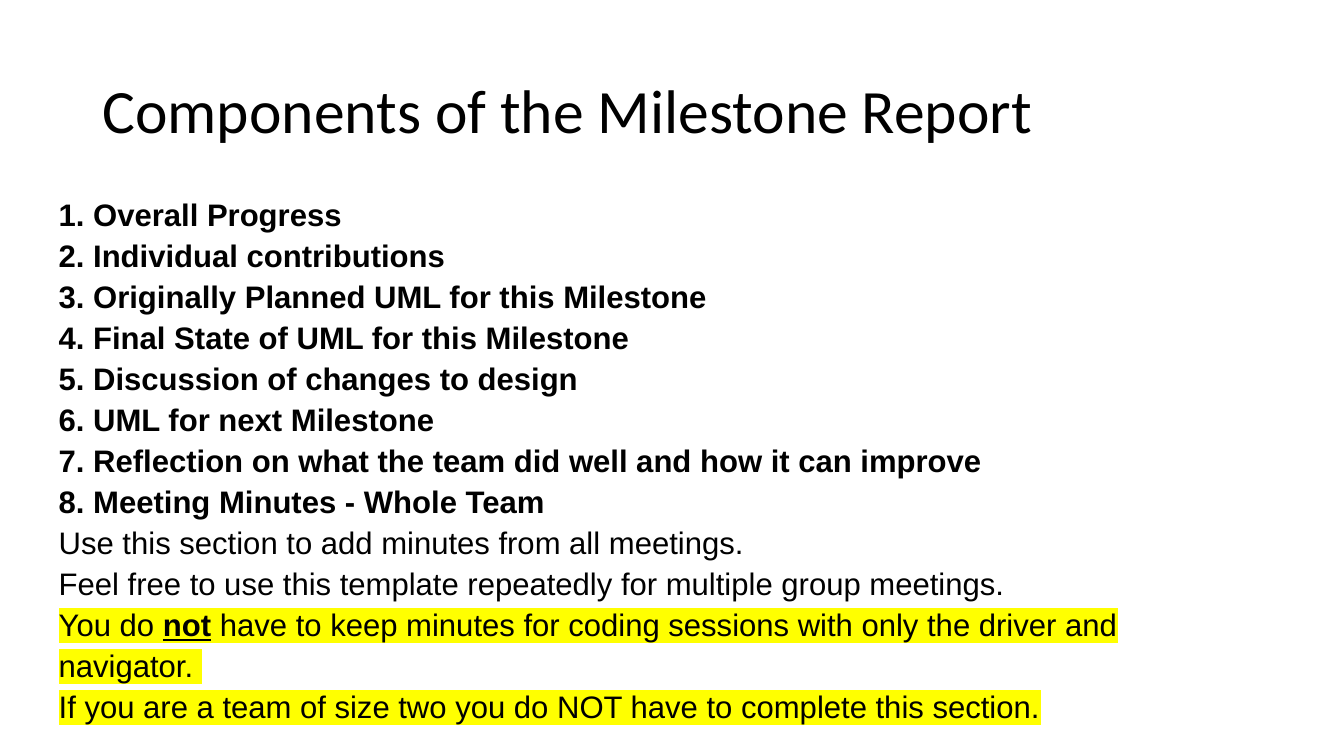
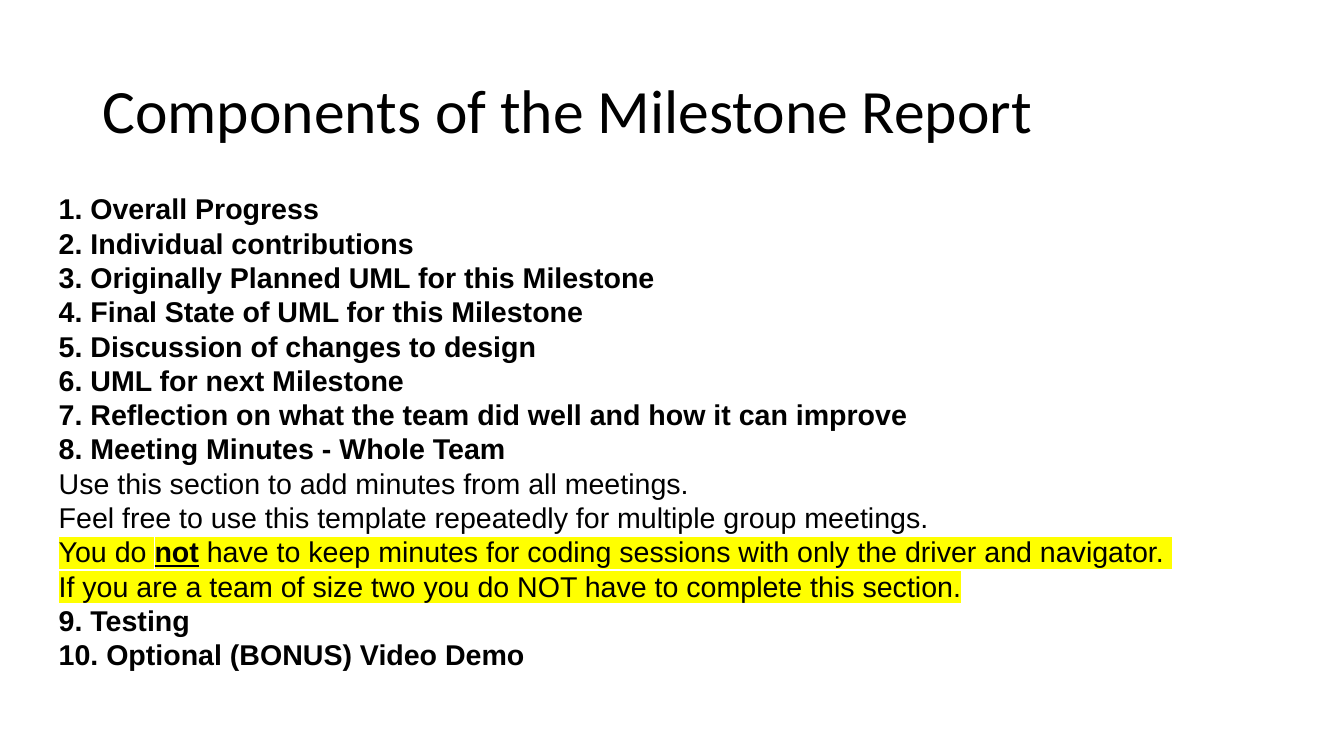
Before and after one commit to RHIT-CSSE/csse220, a slide deck: slide 3 of ClassMaterials/PairProgrammingAndSourceControl/Part4-MilestoneReports.pptx. Drawn at 1344x756 pixels with LibreOffice and Linux fonts; fonts in the diff are those of the drawing. Boxes give left, top, right and bottom in pixels: in the first picture for what was removed or moved away, otherwise in the second. Text is boxed around its words. In the diff, an @@ line names an element or a change of style, - is before the commit and + after.

```diff
--- a/ClassMaterials/PairProgrammingAndSourceControl/Part4-MilestoneReports.pptx
+++ b/ClassMaterials/PairProgrammingAndSourceControl/Part4-MilestoneReports.pptx
@@ text at [59, 198, 1164, 602]: size 22.2 to 20.4 pt; line spacing 1.1 to 1 @@
@@ text at [59, 610, 524, 671]: paragraphs added @@
+9. Testing
+10. Optional (BONUS) Video Demo
```
Also in this commit, not shown: 1 other slide changed, 2 slides added, 14 other files.
